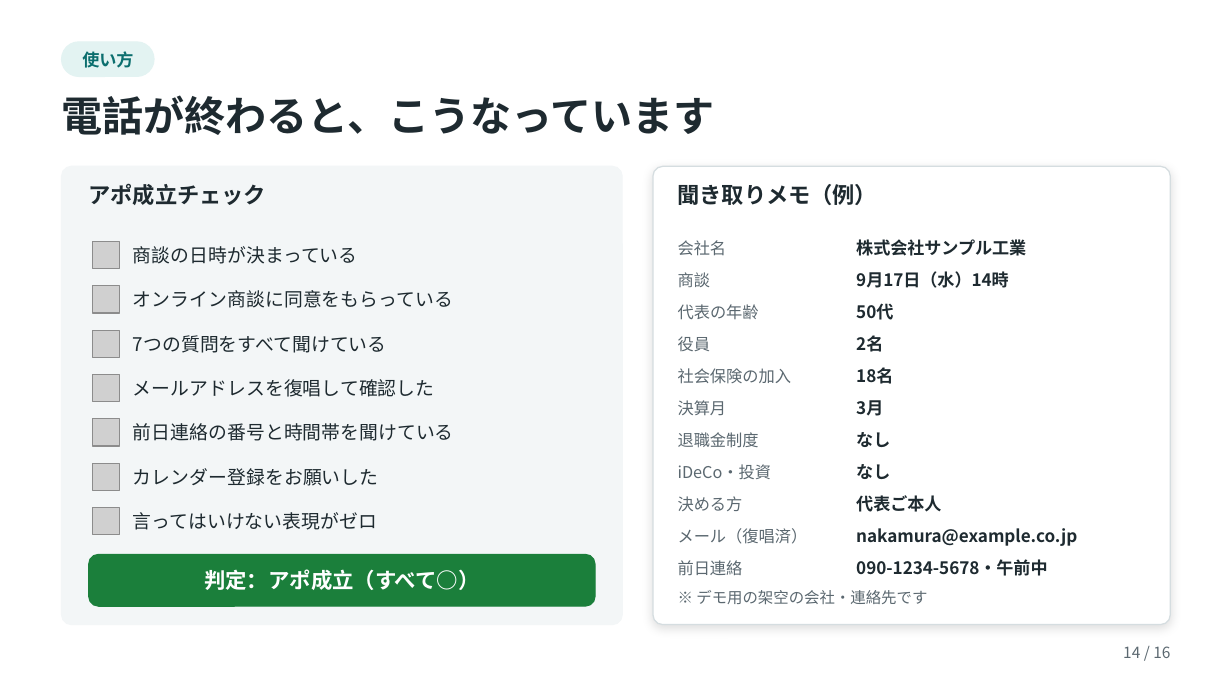
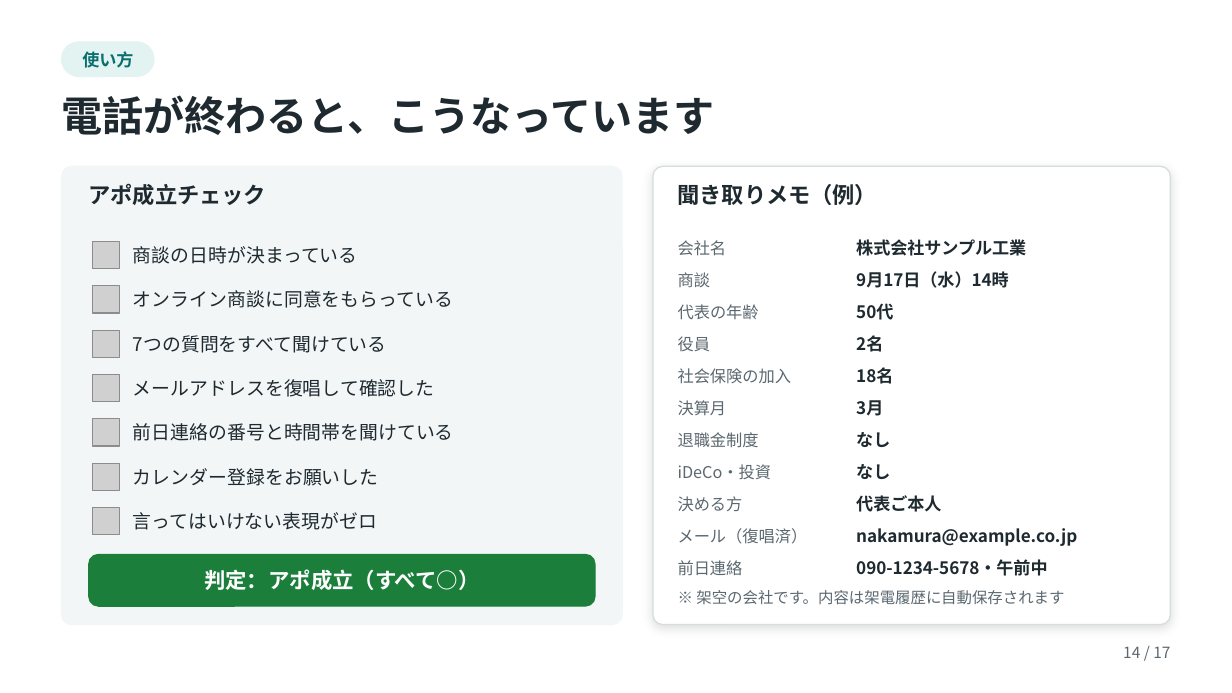
Before and after one commit to mhashimoto-debug/ai-call-agent, a slide deck: slide 14 of docs/AI架電エージェントのしくみ.pptx. Drawn at 1232x693 pixels with LibreOffice and Linux fonts; fonts in the diff are those of the drawing; grey boxes stand for pictures. Boxes give left, top, right and bottom in pixels: in the first picture for what was removed or moved away, otherwise in the second. Text is boxed around its words. In the diff, an @@ line names an element or a change of style, - is before the commit and + after.

```diff
--- a/docs/AI架電エージェントのしくみ.pptx
+++ b/docs/AI架電エージェントのしくみ.pptx
@@ text at box(696, 590, 1064, 605): text changed @@
-※ デモ用の架空の会社・連絡先です
+※ 架空の会社です。内容は架電履歴に自動保存されます
@@ text at box(1123, 646, 1170, 658): text changed @@
-14 / 16
+14 / 17
```
Also in this commit, not shown: 13 other slides changed, 1 slide added, 8 other files.
